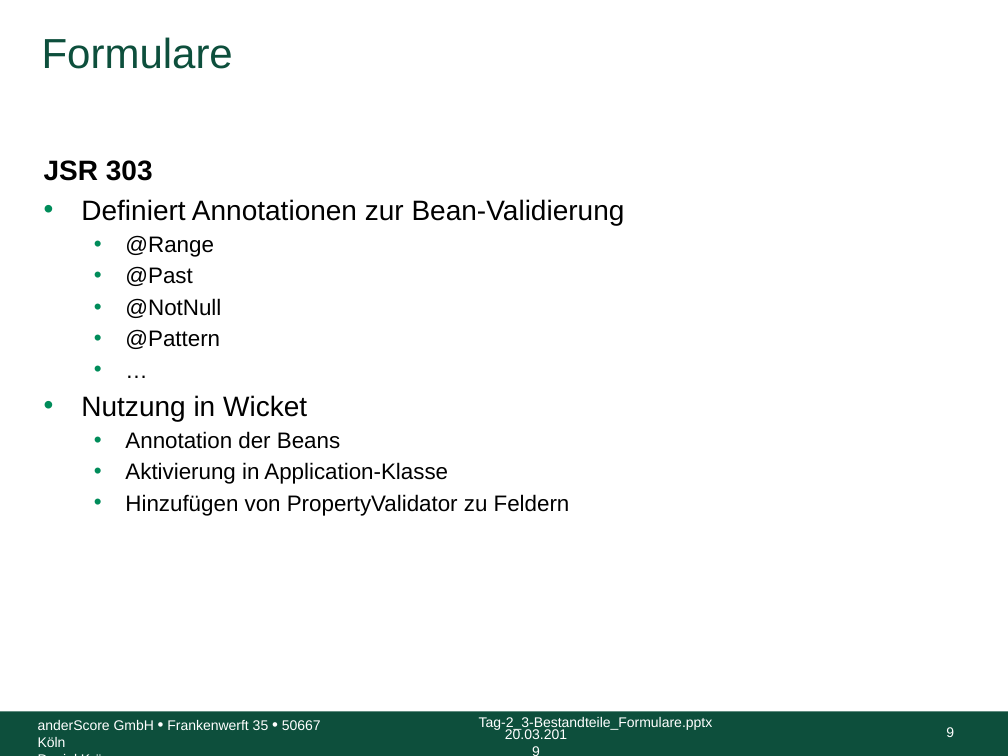
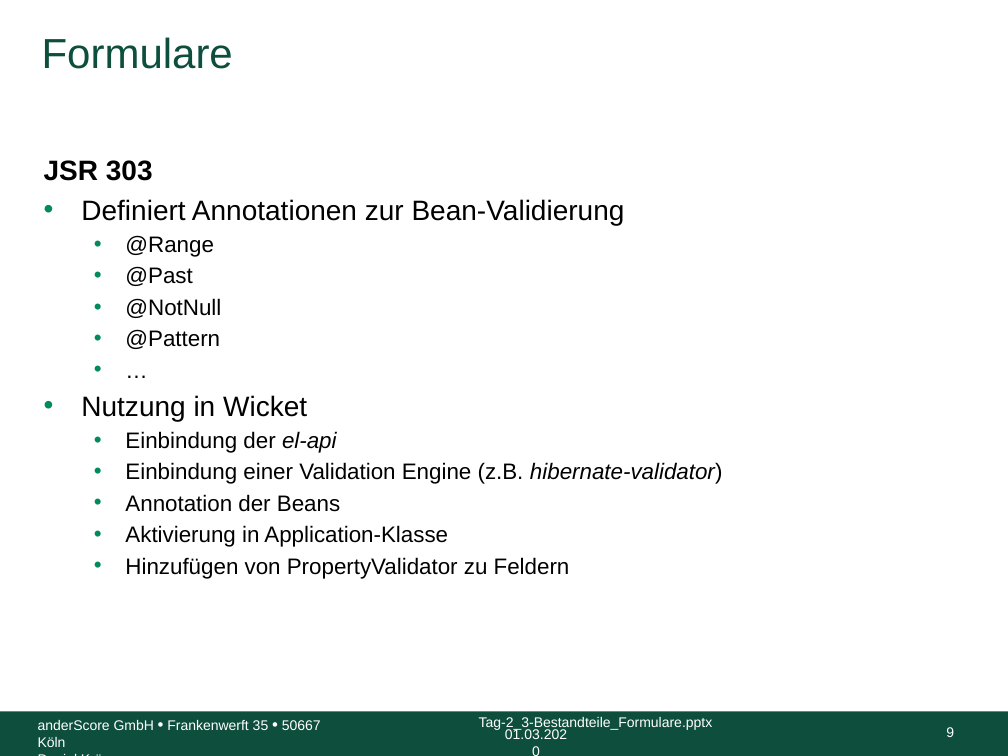
Before and after one commit to anderscore-gmbh/wicket-training, a slide deck: slide 9 of slides/Tag-2_3-Bestandteile_Formulare.pptx. Drawn at 1008x756 pixels with LibreOffice and Linux fonts; fonts in the diff are those of the drawing; background and template pictures are left out. Boxes give left, top, right and bottom in pixels: in the first picture for what was removed or moved away, otherwise in the second. Text is boxed around its words. In the diff, an @@ line names an element or a change of style, - is before the commit and + after.

```diff
--- a/slides/Tag-2_3-Bestandteile_Formulare.pptx
+++ b/slides/Tag-2_3-Bestandteile_Formulare.pptx
@@ text at [125,431,723,484]: paragraphs added @@
+  • Einbindung der el-api
+  • Einbindung einer Validation Engine (z.B. hibernate-validator)
@@ text at [505,729,567,739]: text changed @@
-20.03.2019
+01.03.2020
```
Also in this commit, not shown: 14 other slides changed, 11 other files.
